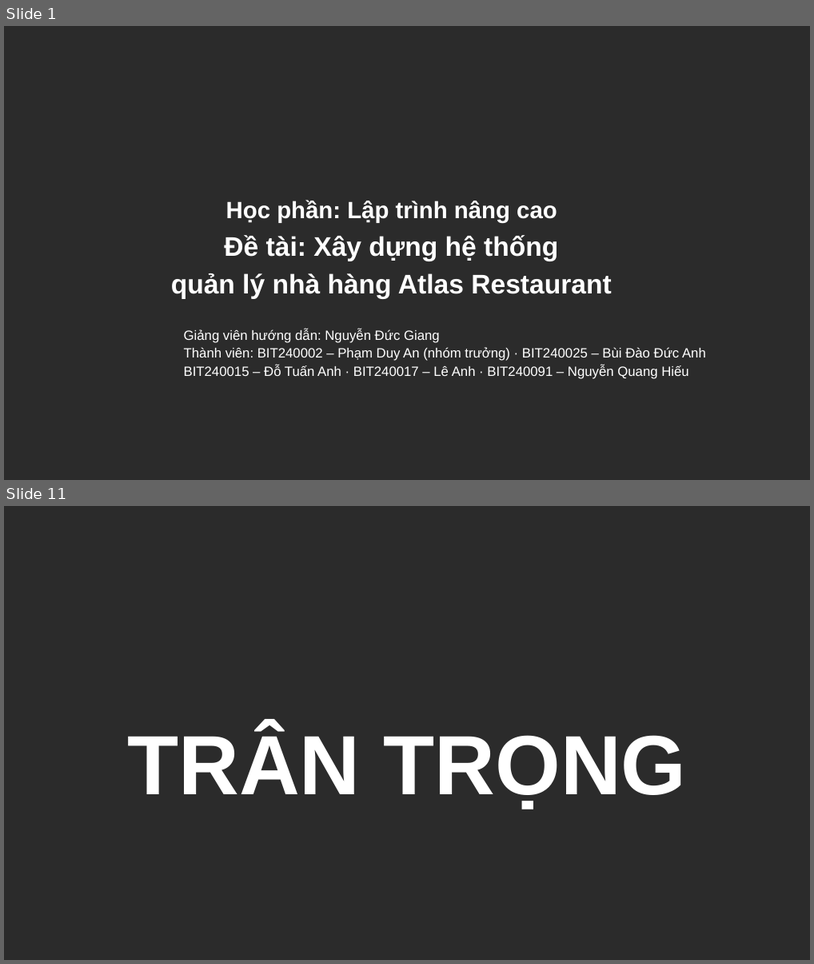
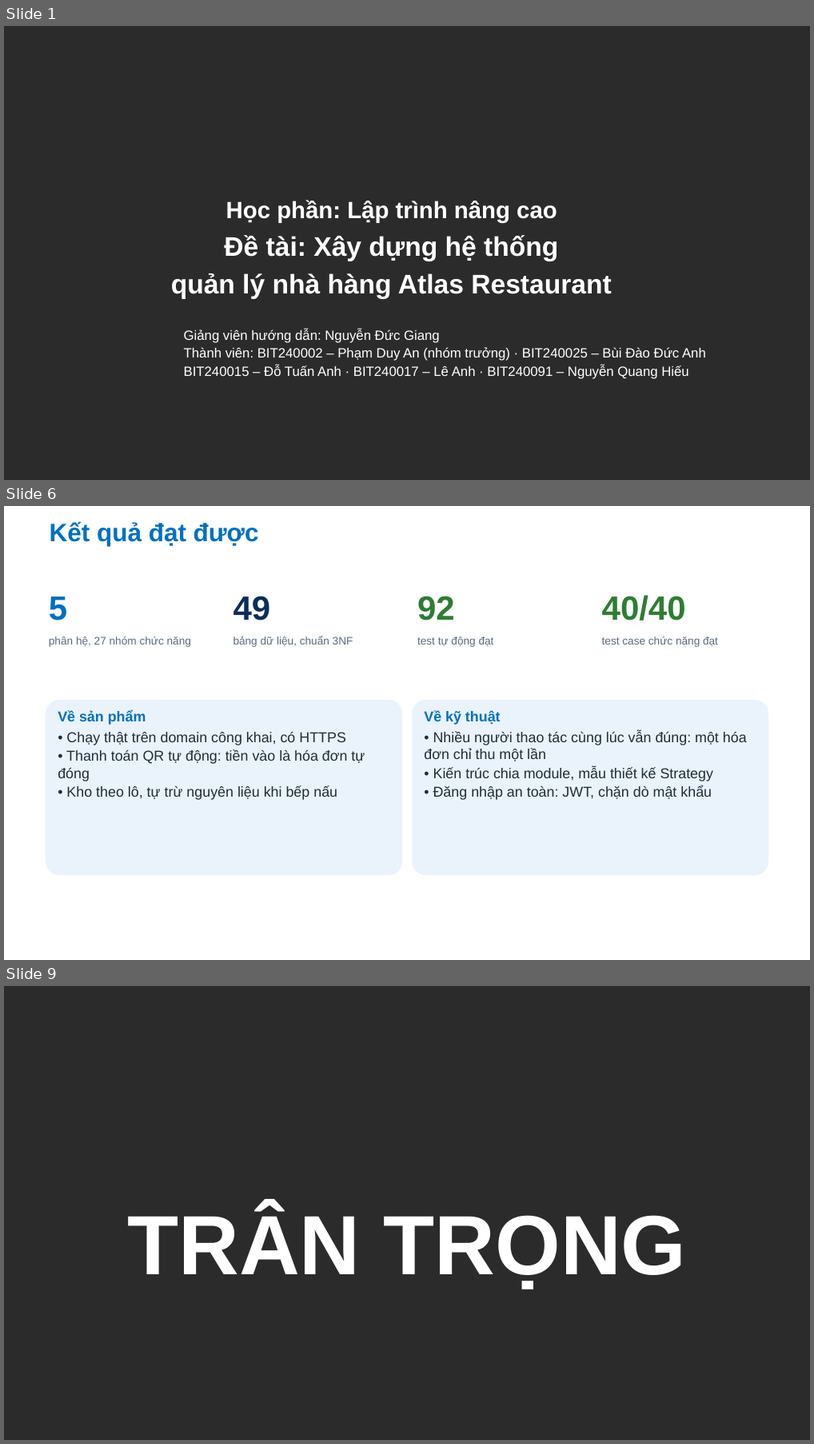
Before and after one commit to Anpham120/restaurant-management-system, a slide deck: docs/bao-cao-ltnc/Slide_LapTrinhNangCao_AtlasRestaurant.pptx. Shown one above the other, each under a label of ours: slides 1 and 11 before the commit, slides 1, 6 and 9 after it; the slides between them are not shown. The pictures are 814x964 and 814x1444 pixels, drawn with LibreOffice and Linux fonts; fonts in the diff are those of the drawing; background and template pictures are left out; a plain dark background stands for a picture behind light text. Boxes give left, top, right and bottom in pixels: in the first picture for what was removed or moved away, otherwise in the second. Text is boxed around its words. In the diff, an @@ line names an element or a change of style, - is before the commit and + after.

```diff
--- a/docs/bao-cao-ltnc/Slide_LapTrinhNangCao_AtlasRestaurant.pptx
+++ b/docs/bao-cao-ltnc/Slide_LapTrinhNangCao_AtlasRestaurant.pptx
@@ slide 6 added at (4,506,810,960), background #FFFFFF @@
@@ title added at (50,521,259,546), 30 pt, text #0070C0, bold @@
+Kết quả đạt được
@@ text added at (49,596,67,620), 40 pt, text #0070C0, bold @@
+5
@@ text added at (234,596,271,620), 40 pt, text #0B2E59, bold @@
+49
@@ text added at (418,596,455,620), 40 pt, text #2E7D32, bold @@
+92
@@ text added at (602,595,686,620), 40 pt, text #2E7D32, bold @@
+40/40
@@ text added at (49,636,191,647), 13 pt, text #5A6B80 @@
+phân hệ, 27 nhóm chức năng
@@ text added at (234,636,354,647), 13 pt, text #5A6B80 @@
+bảng dữ liệu, chuẩn 3NF
@@ text added at (418,636,494,647), 13 pt, text #5A6B80 @@
+test tự động đạt
@@ text added at (602,636,718,647), 13 pt, text #5A6B80 @@
+test case chức năng đạt
@@ rounded rectangle added at (46,700,402,875), fill #EAF3FC @@
@@ text added at (58,710,365,800), 17 pt, text #1F2D3D @@
+Về sản phẩm
+• Chạy thật trên domain công khai, có HTTPS
+• Thanh toán QR tự động: tiền vào là hóa đơn tự đóng
+• Kho theo lô, tự trừ nguyên liệu khi bếp nấu
@@ rounded rectangle added at (412,700,770,875), fill #EAF3FC @@
@@ text added at (424,710,747,800), 17 pt, text #1F2D3D @@
+Về kỹ thuật
+• Nhiều người thao tác cùng lúc vẫn đúng: một hóa đơn chỉ thu một lần
+• Kiến trúc chia module, mẫu thiết kế Strategy
+• Đăng nhập an toàn: JWT, chặn dò mật khẩu
@@ what was slide 11 is now slide 9 @@
```
Also in this commit, not shown: 5 slides changed, 1 other slide added, 4 slides removed, 1 other file.
